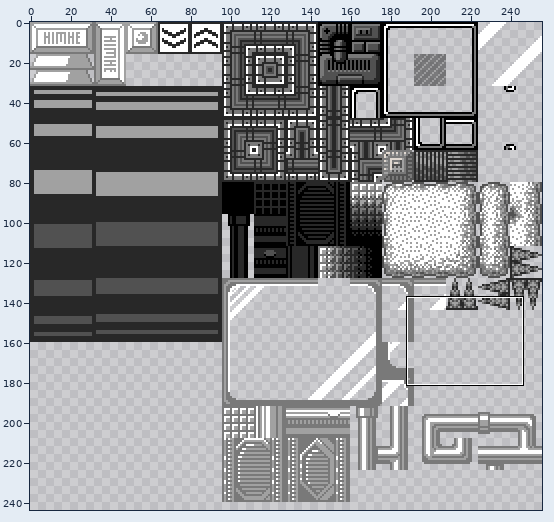
Sprite sheet -- bin/assets/tilesets/tiled_files/spacet.png. The first picture is a wide view before the edit; the outline marks the close-up.
Close-up. Before the edit:
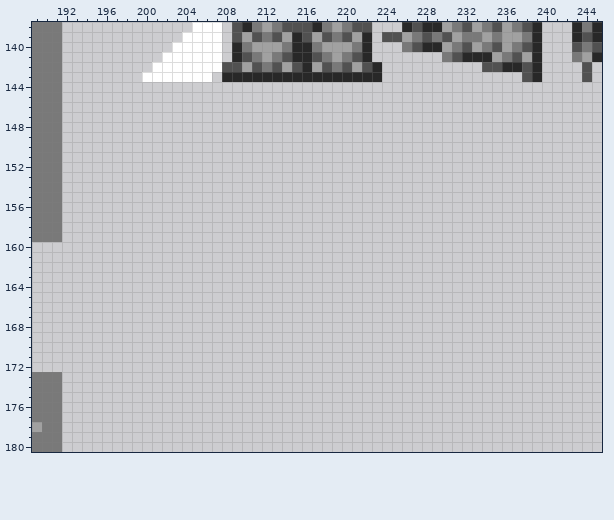
The file is 256x336 pixels. Shown: x 189..245, y 138..180. The wide view leaves out empty margins.
The same view after the edit:
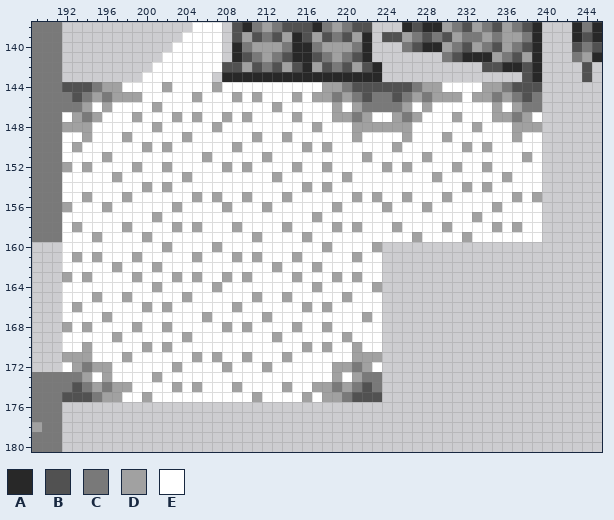
Palette (. is transparent): A #282828  B #515151  C #797979  D #a1a1a1  E #ffffff
What changed:
@@ x 189..245 @@
 143 CCC........EEEEEEE.AAAAAAAAAAAAAAAA..............BA....B.
-144 CCC......................................................
-145 CCC......................................................
-146 CCC......................................................
-147 CCC......................................................
-148 CCC......................................................
-149 CCC......................................................
-150 CCC......................................................
-151 CCC......................................................
-152 CCC......................................................
-153 CCC......................................................
-154 CCC......................................................
-155 CCC......................................................
-156 CCC......................................................
-157 CCC......................................................
-158 CCC......................................................
-159 CCC......................................................
-160 .........................................................
-161 .........................................................
-162 .........................................................
-163 .........................................................
-164 .........................................................
-165 .........................................................
-166 .........................................................
-167 .........................................................
-168 .........................................................
-169 .........................................................
-170 .........................................................
-171 .........................................................
-172 .........................................................
-173 CCC......................................................
-174 CCC......................................................
-175 CCC......................................................
+144 CCCBBBCDDEEEEDEEEEDEEEEEEEEEEDDCBBBBBBCDDEEEEDDCBBB......
+145 CCCCBCDCDDDEEEEEDEEEDEDEEEDEDDCDCBCCBCDCDDDEDDCDCBC......
+146 CCCCCDEDEEEEDEEEEEEEEEEEDEEEEEDEDCCCCDEDEEEEEEDEDCC......
+147 CCCEDCDEEEDEEEDEDEEDEDEEEEDEEEDDCDEEDCDEEEDEEEDDCDE......
+148 CCCDDDEEEEEEDEEEEEDEEEEEEEEEDEEEDDDDDDEEEEEEDEEEDDD......
+149 CCCEEDEEEDEEEEEDEEEEEEDEEDEEEEEEDEEEEDEEEDEEEEEEDEE......
+150 CCCEDEEEEEEDEDEEEEEEDEEEEEEDEDEEEEEEDEEEEEEDEDEEEEE......
+151 CCCEEEEDEEEEEEEEEDEEEEEDEEEEEEEEEDEEEEEDEEEEEEEEEDE......
+152 CCCDEDEEEEDEEDEEEEEDEDEEEEDEEDEEEEEDEDEEEEDEEDEEEEE......
+153 CCCEEEEEDEEEEEEDEEEEEEEEDEEEEEEDEEEEEEEEDEEEEEEDEEE......
+154 CCCEEEEEEEEDEDEEEEEEEEEEEEEDEDEEEEEEEEEEEEEDEDEEEEE......
+155 CCCEEDEEEDEEEEEEDEDEEDEEEDEEEEEEDEDEEDEEEDEEEEEEDED......
+156 CCCDEEEDEEEEEEDEEEEDEEEDEEEEEEDEEEEDEEEDEEEEEEDEEEE......
+157 CCCEEEEEEEEEDEEEEEEEEEEEEEEEDEEEEEEEEEEEEEEEDEEEEEE......
+158 CCCEDEEEEDEEEEDEDEEEDEEEEDEEEEDEDEEEDEEEEDEEEEDEDEE......
+159 CCCEEEDEEEEDEEEEEEEEEEDEEEEDEEEEEEEEEEDEEEEDEEEEEEE......
+160 ...EEEEEEEEEEDEEEEDEEEEEEEEEEDEEEED......................
+161 ...EDEDEEEDEEEEEDEEEDEDEEEDEEEEEDEE......................
+162 ...EEEEEDEEEDEEEEEEEEEEEDEEEDEEEEEE......................
+163 ...DEDEEEEDEEEDEDEEDEDEEEEDEEEDEDEE......................
+164 ...EEEEEEEEEDEEEEEDEEEEEEEEEDEEEEED......................
+165 ...EEEDEEDEEEEEDEEEEEEDEEDEEEEEDEEE......................
+166 ...EDEEEEEEDEDEEEEEEDEEEEEEDEDEEEEE......................
+167 ...EEEEDEEEEEEEEEDEEEEEDEEEEEEEEEDE......................
+168 ...DEDEEEEDEEDEEEEEDEDEEEEDEEDEEEEE......................
+169 ...EEEEEDEEEEEEDEEEEEEEEDEEEEEEDEEE......................
+170 ...EEDEEEEEDEDEEEEEEEEEEEEEDEDEEDEE......................
+171 ...DDDEEEDEEEEEEDEDEEDEEEDEEEEEEDDD......................
+172 ...EDCDDEEEEEEDEEEEDEEEDEEEEEEDDCDE......................
+173 CCCCCDEDEEEEDEEEEEEEEEEEEEEEEEDEDCC......................
+174 CCCCBCDCDDEEEEDEDEEEDEEEEDEEDDCDCBC......................
+175 CCCBBBCDDEEDEEEEEEEEEEDEEEEDEDDCBBB......................
 176 CCC......................................................
Boxes around the changes in both close-ups, in picture pixels (x1, y1, x2, y2):
added: (62, 82, 542, 402)
